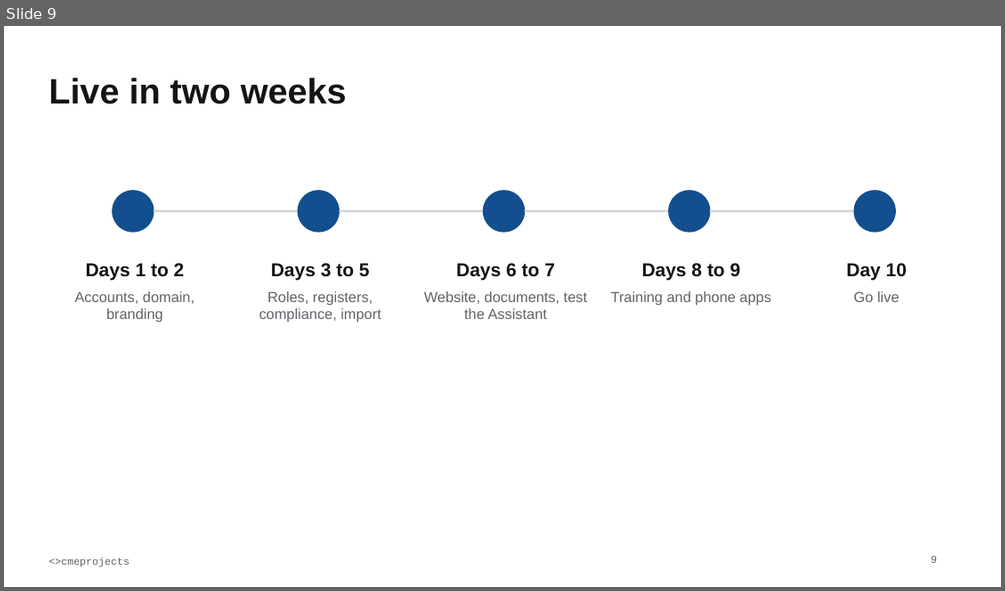
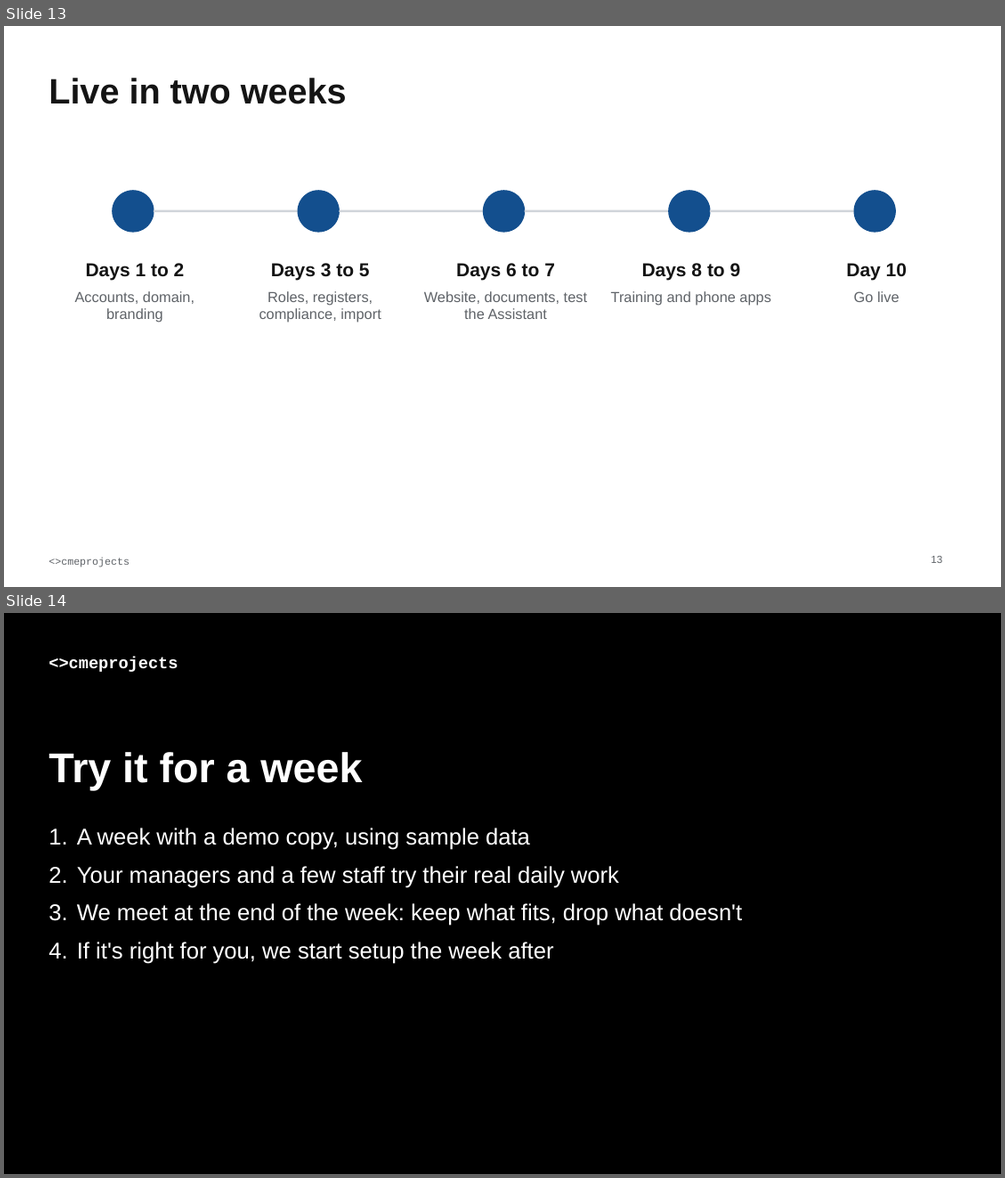
Before and after one commit to cmeprojects/portal, a slide deck: docs/deliverables/04 Briefer - Staff Portal overview.pptx. Shown one above the other, each under a label of ours: slide 9 before the commit, slides 13 and 14 after it. The pictures are 1005x591 and 1005x1178 pixels, drawn with LibreOffice and Linux fonts; fonts in the diff are those of the drawing. Boxes give left, top, right and bottom in pixels: in the first picture for what was removed or moved away, otherwise in the second. Text is boxed around its words. In the diff, an @@ line names an element or a change of style, - is before the commit and + after.

Commit message:
cmeprojects: full user and admin manuals, new briefer, simple pricing, why-standalone one-pager, 12-month support rule

```diff
--- a/docs/deliverables/04 Briefer - Staff Portal overview.pptx
+++ b/docs/deliverables/04 Briefer - Staff Portal overview.pptx
@@ slide 14 added at (x1=4, y1=613, x2=1001, y2=1174), background #000000 @@
@@ text added at (x1=48, y1=657, x2=178, y2=672), 16 pt, text #FFFFFF, bold @@
+<>cmeprojects
@@ text added at (x1=48, y1=752, x2=362, y2=791), 40 pt, text #FFFFFF, bold @@
+Try it for a week
@@ text added at (x1=77, y1=827, x2=742, y2=964), 22 pt, text #FFFFFF @@
+1. A week with a demo copy, using sample data
+2. Your managers and a few staff try their real daily work
+3. We meet at the end of the week: keep what fits, drop what doesn't
+4. If it's right for you, we start setup the week after
@@ what was slide 9 is now slide 13 @@
@@ page number at (x1=930, y1=556, x2=942, y2=563): text changed @@
-9
+13
```
Also in this commit, not shown: 5 slides changed, 7 other slides added, 4 slides removed, 6 other files.
